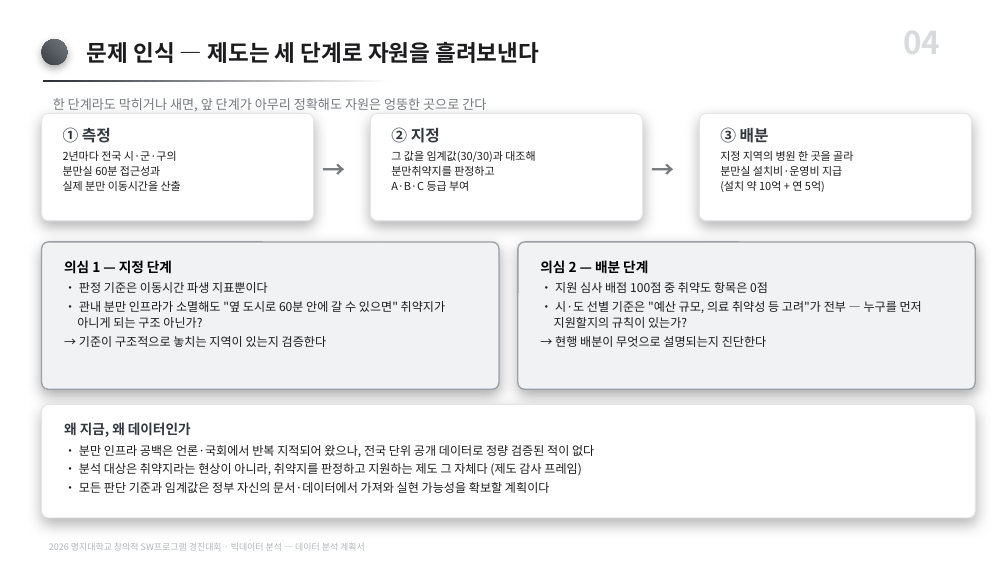
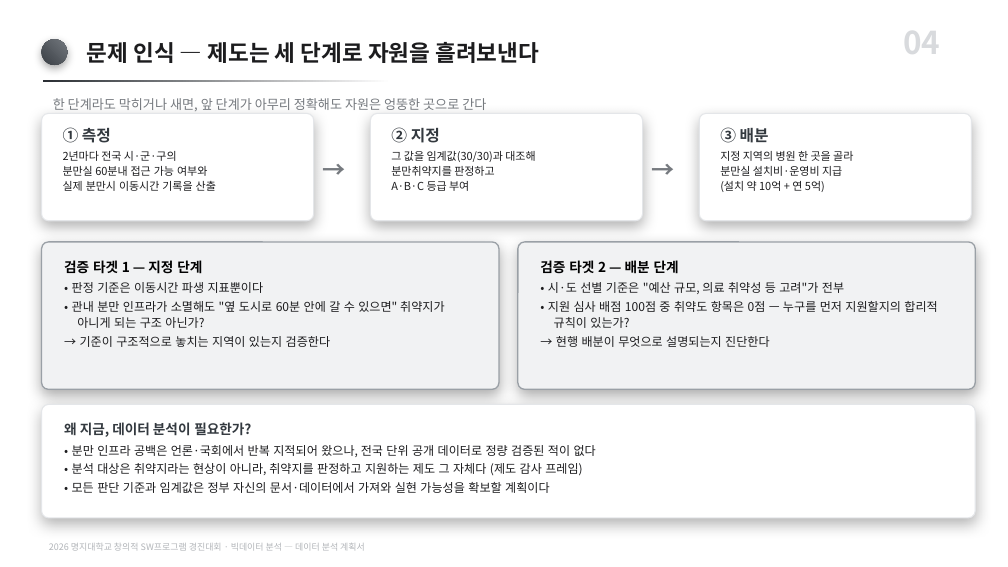
Before and after one commit to karvvan/maternity-care-policy-audit, a slide deck: slide 4 of 04_제출물/데이터분석_계획서.pptx. Drawn at 1008x567 pixels with LibreOffice and Linux fonts; fonts in the diff are those of the drawing. Boxes give left, top, right and bottom in pixels: in the first picture for what was removed or moved away, otherwise in the second. Text is boxed around its words. In the diff, an @@ line names an element or a change of style, - is before the commit and + after.

```diff
--- a/04_제출물/데이터분석_계획서.pptx
+++ b/04_제출물/데이터분석_계획서.pptx
@@ text at <box>63,166,216,191</box>: text changed @@
-분만실 60분 접근성과
-실제 분만 이동시간을 산출
+분만실 60분내 접근 가능 여부와
+실제 분만시 이동시간 기록을 산출
@@ text at <box>64,260,202,274</box>: text changed @@
-의심 1 — 지정 단계
+검증 타겟 1 — 지정 단계
@@ text at <box>540,260,937,328</box>: text changed @@
-의심 2 — 배분 단계
-• 지원 심사 배점 100점 중 취약도 항목은 0점
-• 시·도 선별 기준은 "예산 규모, 의료 취약성 등 고려"가 전부 — 누구를 먼저 지원할지의 규칙이 있는가?
+검증 타겟 2 — 배분 단계
+• 시·도 선별 기준은 "예산 규모, 의료 취약성 등 고려"가 전부
+• 지원 심사 배점 100점 중 취약도 항목은 0점 — 누구를 먼저 지원할지의 합리적 규칙이 있는가?
@@ text at <box>64,422,251,437</box>: text changed @@
-왜 지금, 왜 데이터인가
+왜 지금, 데이터 분석이 필요한가?
```
Also in this commit, not shown: 1 other slide changed, 7 other files.
